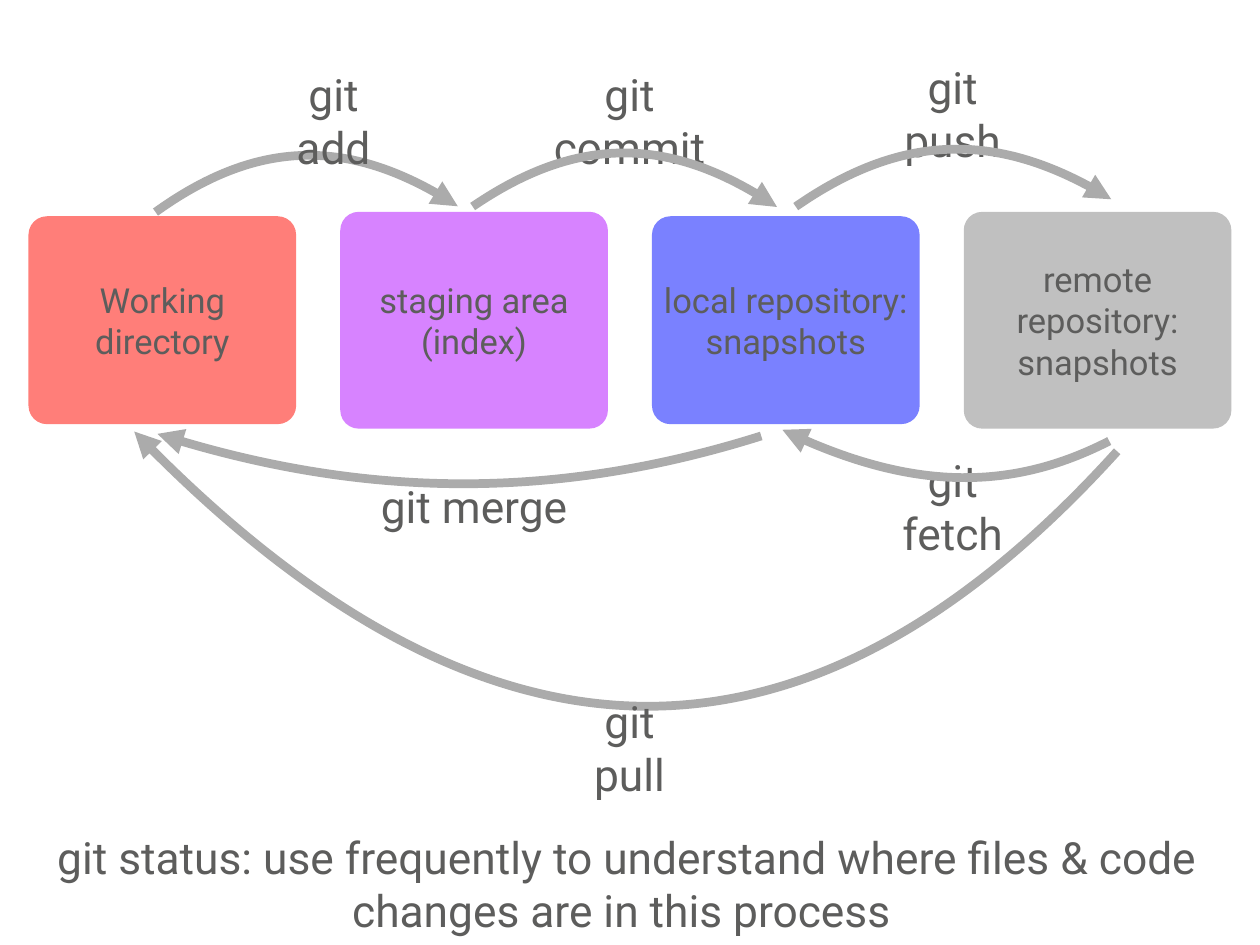
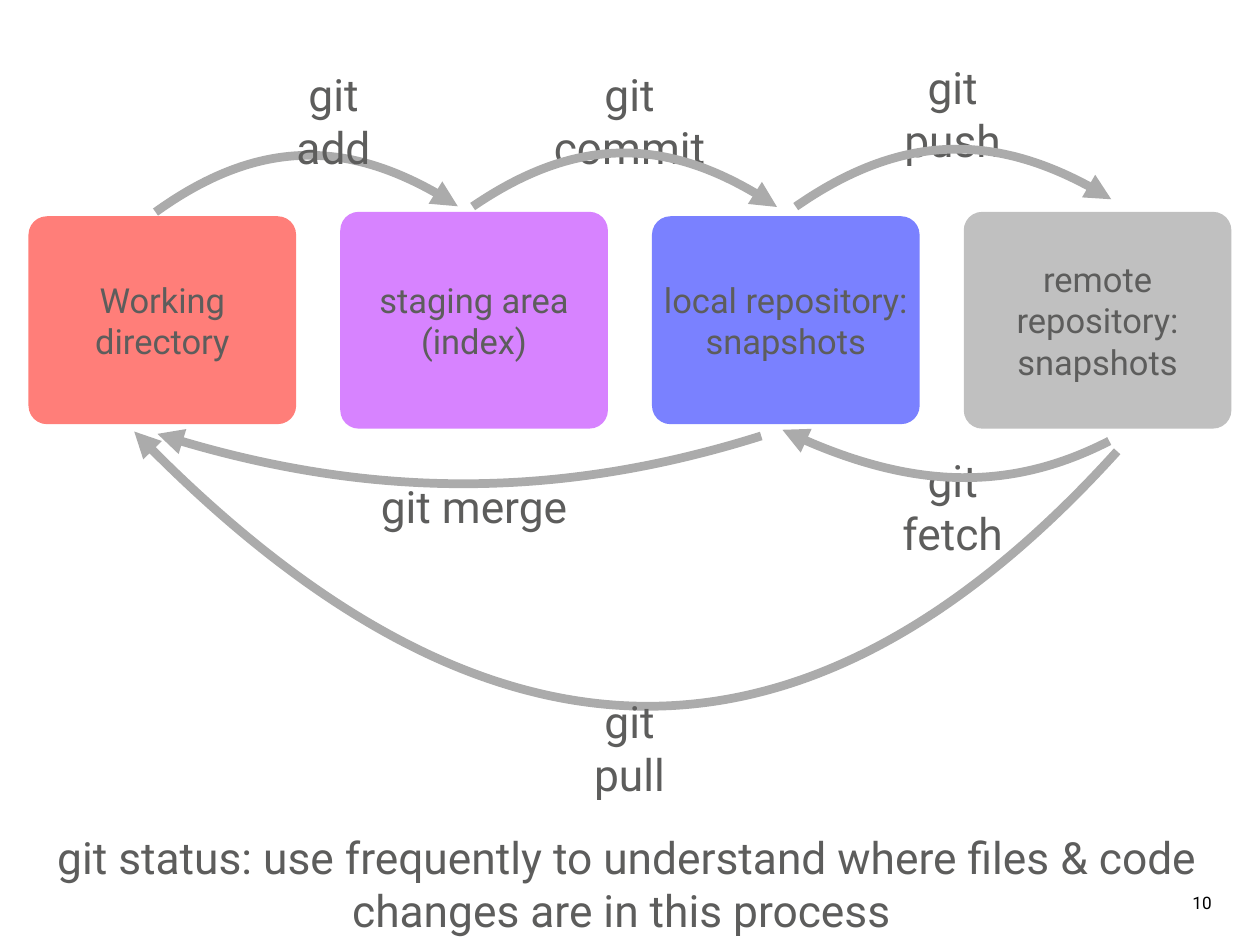
Before and after one commit to UWSEDS/lecture-materials, a slide deck: slide 10 of 04_jupyter_and_python_intro/04_git_intro.pptx (slide 11 before the commit). Drawn at 1260x945 pixels with LibreOffice and Linux fonts; fonts in the diff are those of the drawing. Boxes give left, top, right and bottom in pixels: in the first picture for what was removed or moved away, otherwise in the second. Text is boxed around its words. In the diff, an @@ line names an element or a change of style, - is before the commit and + after.

```diff
--- a/04_jupyter_and_python_intro/04_git_intro.pptx
+++ b/04_jupyter_and_python_intro/04_git_intro.pptx
@@ page number added at bbox=[1192, 896, 1211, 909], 9.8 pt, text #000000 @@
+10
```
Also in this commit, not shown: 21 other slides changed, 1 slide removed.
